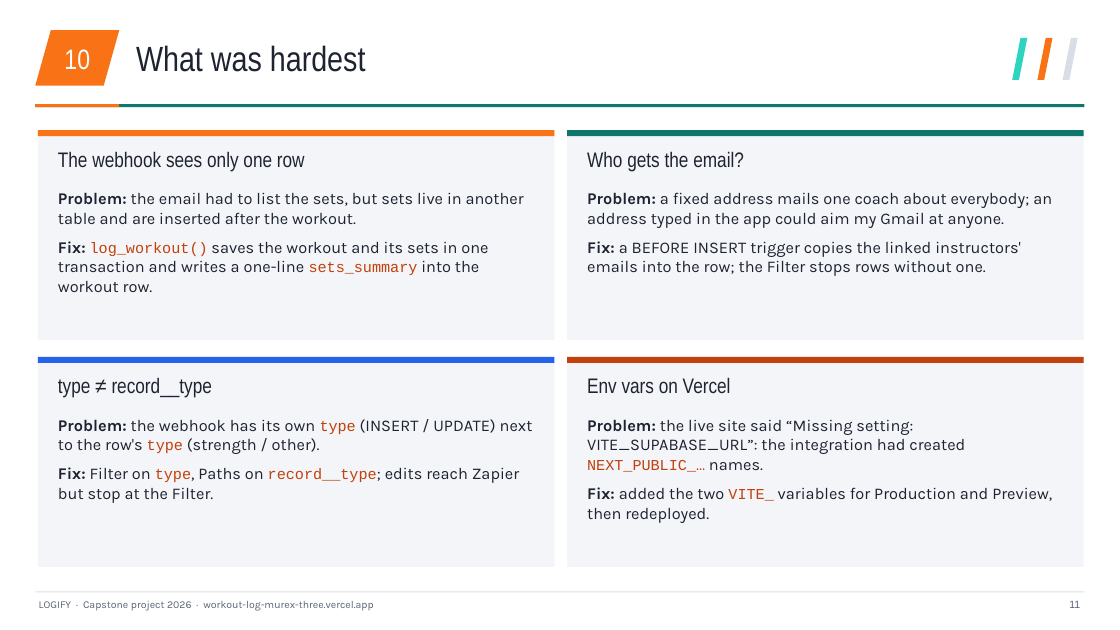
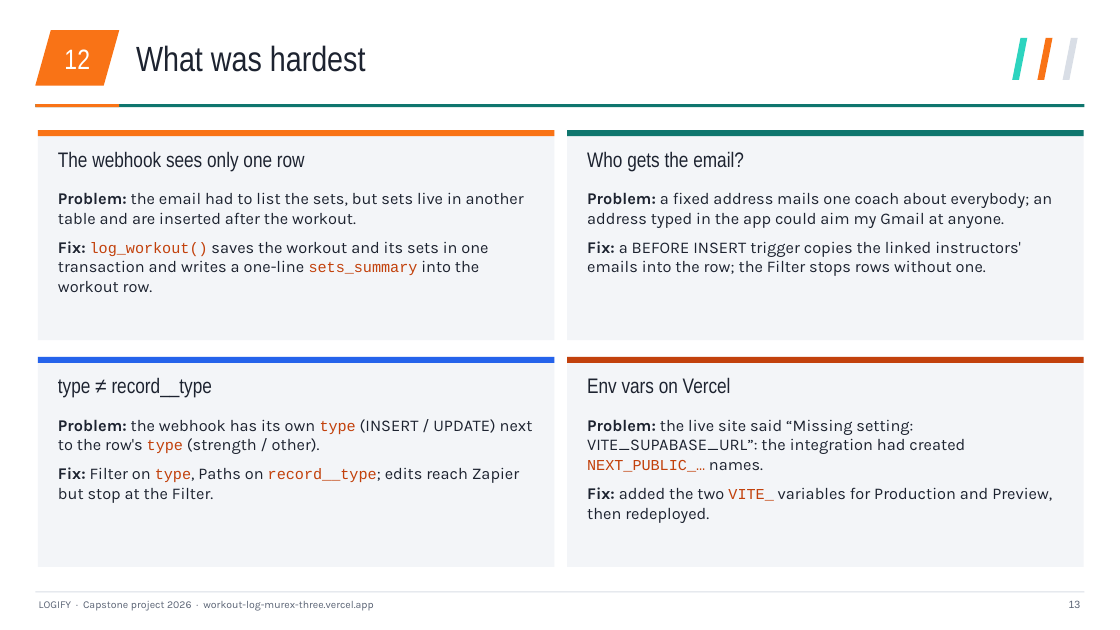
Before and after one commit to mse1987319-png/workout-log, a slide deck: slide 13 of _task/results/Logify_EN.pptx (slide 11 before the commit). Drawn at 1120x630 pixels with LibreOffice and Linux fonts; fonts in the diff are those of the drawing. Boxes give left, top, right and bottom in pixels: in the first picture for what was removed or moved away, otherwise in the second. Text is boxed around its words. In the diff, an @@ line names an element or a change of style, - is before the commit and + after.

```diff
--- a/_task/results/Logify_EN.pptx
+++ b/_task/results/Logify_EN.pptx
@@ text at (64,49,90,69): text changed @@
-10
+12
@@ text at (1069,600,1081,608): text changed @@
-11
+13
```
Also in this commit, not shown: 24 other slides changed, 2 slides added, 3 other files.
